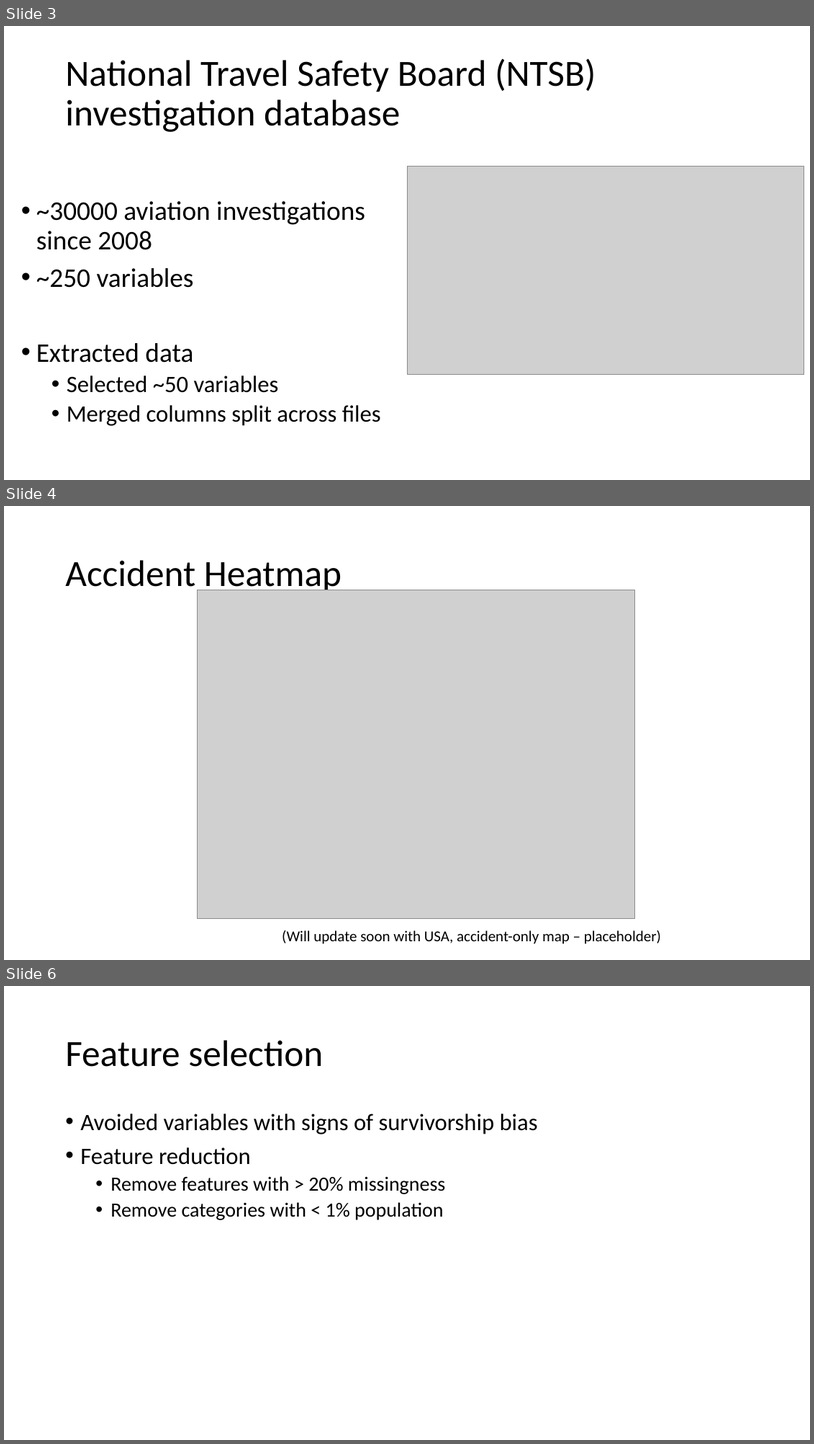
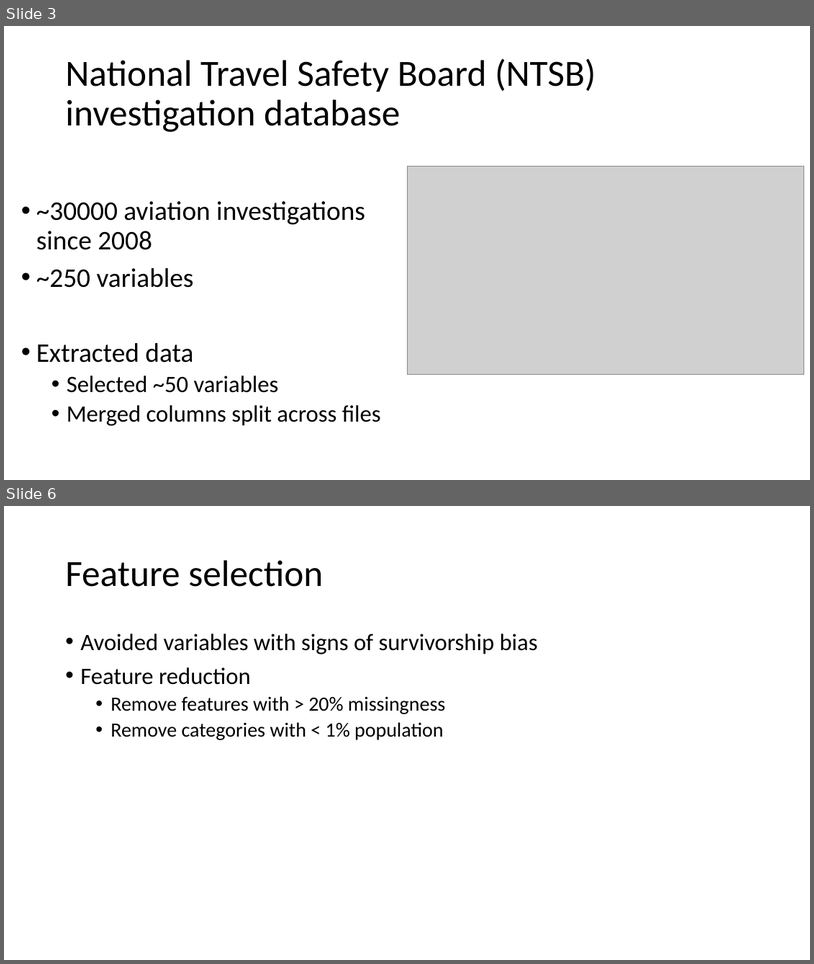
Before and after one commit to TheErdosInstitute-Summer2025-Project/aviation-project, a slide deck: checkpoints/presentation.pptx. Shown one above the other, each under a label of ours: slides 3, 4 and 6 before the commit, slides 3 and 6 after it; the slides between them are not shown. The pictures are 814x1444 and 814x964 pixels, drawn with LibreOffice and Linux fonts; fonts in the diff are those of the drawing; grey boxes stand for pictures. Boxes give left, top, right and bottom in pixels: in the first picture for what was removed or moved away, otherwise in the second. Text is boxed around its words. In the diff, an @@ line names an element or a change of style, - is before the commit and + after.

Commit message:
Updated Map & Presentation

```diff
--- a/checkpoints/presentation.pptx
+++ b/checkpoints/presentation.pptx
@@ slide 4 removed at [4, 506, 810, 960], background #FFFFFF @@
@@ title removed at [65, 560, 342, 595] @@
-Accident Heatmap
@@ picture removed at [198, 590, 635, 918] @@
@@ text removed at [282, 930, 661, 944] @@
-(Will update soon with USA, accident-only map – placeholder)
```
Also in this commit, not shown: 1 slide added, 2 other files.
